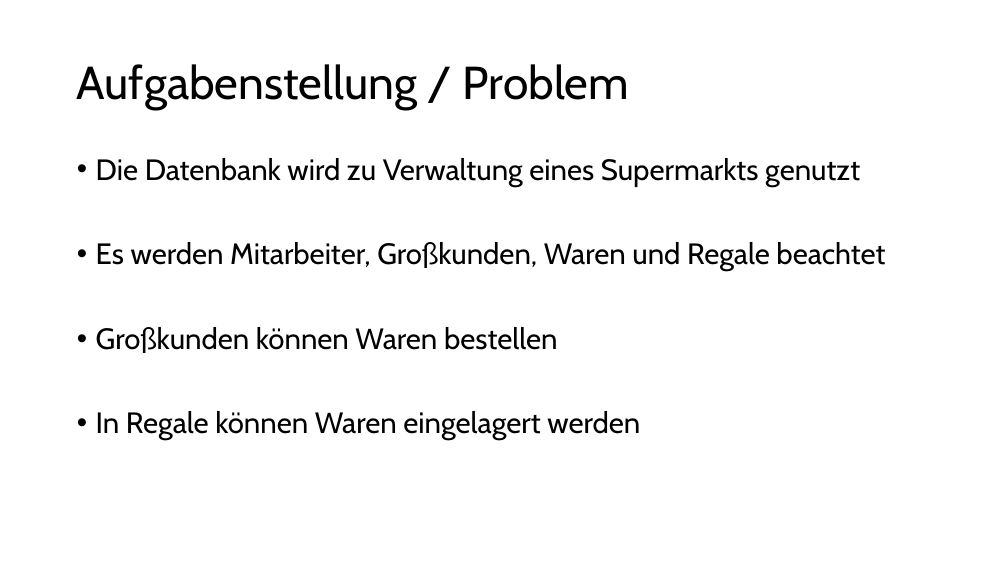
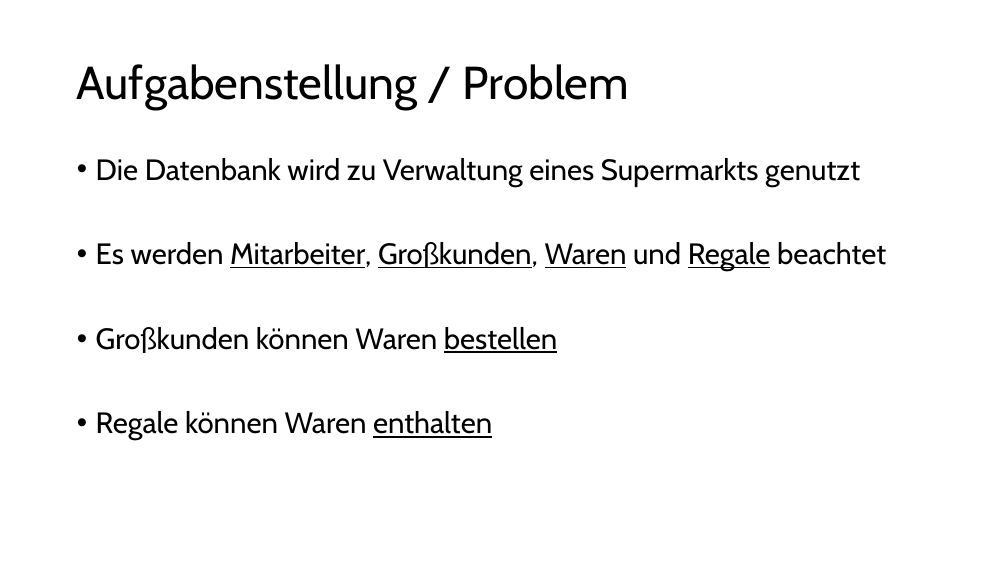
Before and after one commit to ChrisiCrafter27/SupermarketDatabase, a slide deck: slide 1 of src/resources/DatenbankProjektPräsi.pptx. Drawn at 1008x567 pixels with LibreOffice and Linux fonts; fonts in the diff are those of the drawing. Boxes give left, top, right and bottom in pixels: in the first picture for what was removed or moved away, otherwise in the second. Text is boxed around its words. In the diff, an @@ line names an element or a change of style, - is before the commit and + after.

```diff
--- a/src/resources/DatenbankProjektPräsi.pptx
+++ b/src/resources/DatenbankProjektPräsi.pptx
@@ text at box(96, 242, 886, 353): underline on in "Mitarbeiter, Großkunden, Waren Regale", "bestellen" @@
@@ text at box(96, 411, 492, 440): text changed @@
-• In Regale können Waren eingelagert werden
+• Regale können Waren enthalten
```
Also in this commit, not shown: 3 other slides changed, 3 slides added, 2 other files.
